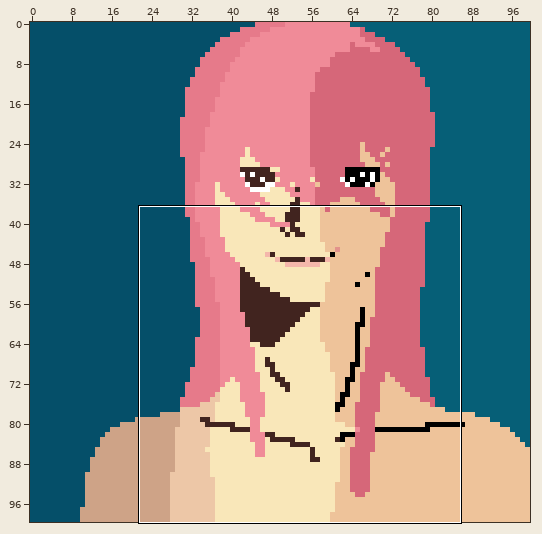
Pixel-art file: works/post_processing/post_processing_0002.aseprite. Above: a wide view before the commit, with the close-up outlined.
Close-up. Before the edit:
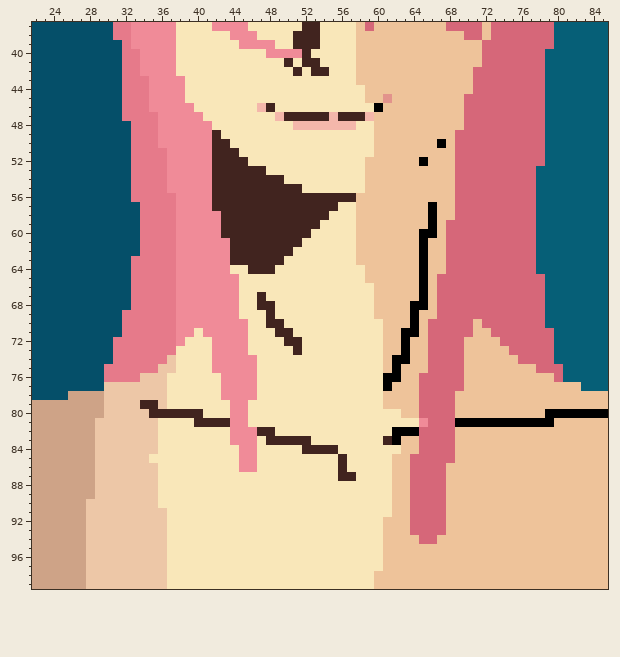
100x100 pixels, 1 frame. Shown: x 22..85, y 37..99. The commit also changed other parts of the picture, which this record leaves out.
And afterwards:
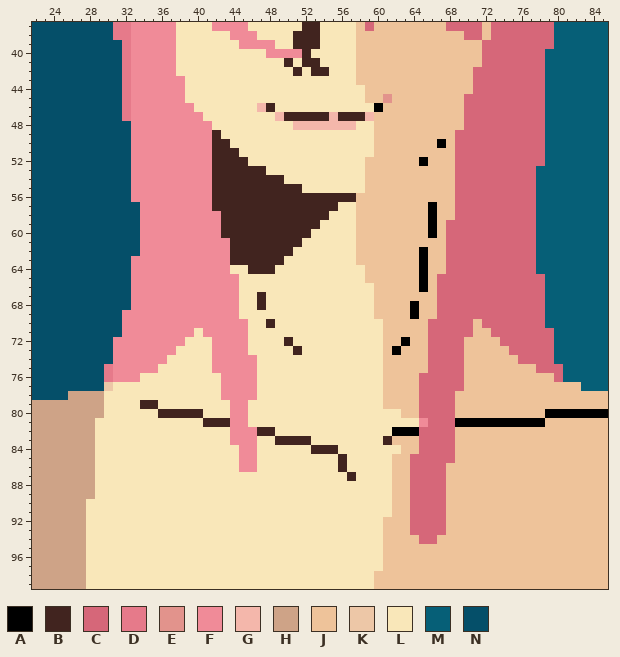
Palette (. is transparent): A #000000  B #41241f  C #d66779  D #e67a8a  E #e2938c  F #f08b98  G #f4b7ab  H #cea387  J #eec39a  K #edc7a7  L #f9e7b9  M #065f77  N #054f69
Diff:
Layers "shadow_with_multiply", "face":
y 40..42: x 33 D -> F
y 43..46: x 33..34 DD -> FF
y 47..50: x 33..35 DDD -> FFF
y 51..55: x 33..36 DDDD -> FFFF
y 56: x 33..37 DDDDD -> FFFFF
y 57..59: x 34..37 DDDD -> FFFF
y 60..61: x 34..37 DDDD -> FFFF; x 65 A -> J
y 62: x 34..37 DDDD -> FFFF
y 63..66: x 33..37 DDDDD -> FFFFF
y 67: x 33..37 DDDDD -> FFFFF; x 65 A -> J
y 68: x 33..37 DDDDD -> FFFFF; x 48 B -> L; x 65 A -> J
y 69: x 32..37 DDDDDD -> FFFFFF; x 48 B -> L
y 70: x 32..37 DDDDDD -> FFFFFF; x 49 B -> L; x 64 A -> J
y 71: x 32..37 DDDDDD -> FFFFFF; x 49..50 BB -> LL; x 63..64 AA -> JJ
y 72: x 31..37 DDDDDDD -> FFFFFFF; x 51 B -> L
y 73: x 31..37 DDDDDDD -> FFFFFFF; x 62..63 JA -> AJ
y 74: x 31..37 DDDDDDK -> FFFFFFL; x 62..63 AA -> JJ
y 75: x 31..37 DDDDDKK -> FFFFFLL; x 62 A -> J
y 76: x 31..36 DDDKKK -> FFFLLL; x 61..62 AA -> JJ
y 77: x 31..36 KKKKKK -> LLLLLL; x 61 A -> J
y 78: x 30..36 KKKKKKK -> LLLLLLL
y 79: x 30..33 KKKK -> LLLL; x 36 K -> L
y 80: x 30..35 KKKKKB -> LLLLLL
y 81: x 29..35 KKKKKKK -> LLLLLLL; x 40 B -> L; x 79 A -> J
y 82: x 29..35 KKKKKKK -> LLLLLLL
y 83: x 29..35 KKKKKKK -> LLLLLLL; x 48 B -> L; x 62 A -> J
y 84: x 29..35 KKKKKKK -> LLLLLLL; x 52 B -> L
y 85: x 29..34 KKKKKK -> LLLLLL
y 86: x 29..35 KKKKKKK -> LLLLLLL
y 87: x 29..35 KKKKKKK -> LLLLLLL; x 56 B -> L
y 88..89: x 29..35 KKKKKKK -> LLLLLLL
y 90: x 28..35 KKKKKKKK -> LLLLLLLL
y 91..99: x 28..36 KKKKKKKKK -> LLLLLLLLL
